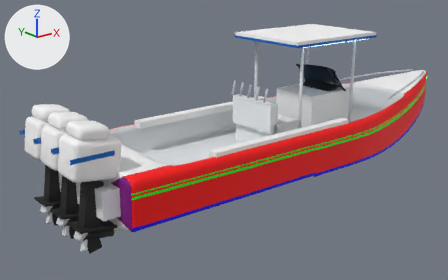
Two versions of the glTF model Art/Models/CenterConsole.glb, one commit apart.
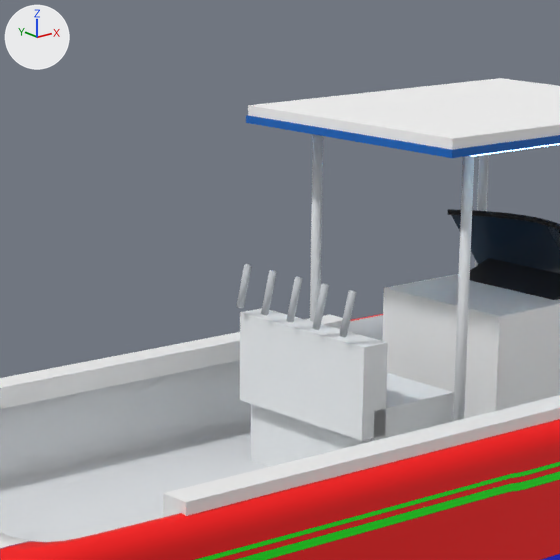
Each version appears first whole from a camera (50 mm lens) standing at (-9.58, -9.51, 4.38) and looking at (-1.48, 0.62, 0.33), and next in a close-up on the part from 36% to 74% of the width and 0% to 61% of the height. The axes (+X, +Y, +Z) are drawn at upper left. The lights are the same throughout. The last two pictures show the newer version. Vertices at exactly the same position are counted once.

Names of what the first close-up shows: 'CenterConsole'.
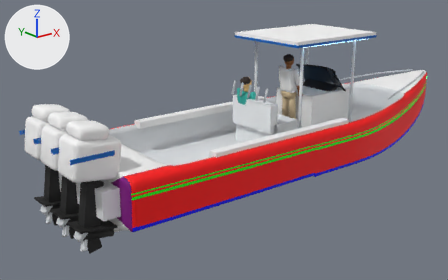
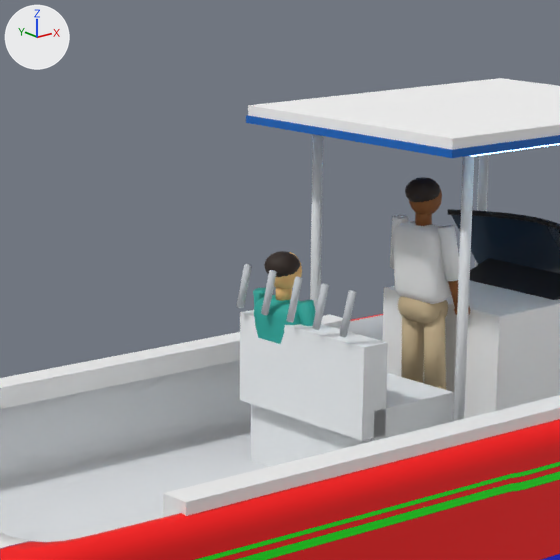
Where the change shows, as pixel boxes (x1, y1, x2, y2) in the close-ups (560 x 560 px):
part 1 of me_centerconsole, added: after (409, 178, 442, 214)
part 2 of me_centerconsole, added (mostly hidden): after (415, 213, 432, 226)
part 3 of me_centerconsole, added (black): after (405, 177, 441, 202)
part 4 of me_centerconsole, added (black): after (264, 251, 300, 277)
part 5 of me_centerconsole, added: after (274, 252, 302, 289)
part 6 of me_centerconsole, added (mostly hidden): after (276, 288, 292, 301)
part 7 of me_centerconsole, added: after (253, 215, 459, 390)

Diff of the bpy script that builds the scene:
```diff
--- a/Art/Models/CenterConsole.glb.py
+++ b/Art/Models/CenterConsole.glb.py
@@ me_centerconsole @@
-me_centerconsole.from_pydata(...)  # 15290 vertices, 30036 faces; spans x -5.81..5.04, y -1.49..1.49, z -0.62..2.59
+me_centerconsole.from_pydata(...)  # 17218 vertices, 33740 faces; spans x -5.81..5.04, y -1.49..1.49, z -0.62..2.59
+# me_centerconsole part 1: a new loose piece, a UV sphere (16 segments, 10 rings, poles along z) spanning x -0.28..-0.06, y -0.1..0.1, z 1.9..2.16, in mat_skin_8d5524 (brown #8d5524)
+# me_centerconsole part 2: a new loose piece, a 10-sided cylinder along z spanning x -0.23..-0.13, y -0.05..0.05, z 1.83..1.95, in mat_skin_8d5524 (brown #8d5524)
+# me_centerconsole part 3: a new loose piece, a UV sphere (16 segments, 8 rings, poles along z) spanning x -0.31..-0.08, y -0.11..0.11, z 1.98..2.16, in mat_hair_2b1d14 (black #2b1d14)
+# me_centerconsole part 4: a new loose piece, a UV sphere (16 segments, 8 rings, poles along z) spanning x -1.26..-1.02, y 0.19..0.41, z 1.56..1.74, in mat_hair_2b1d14 (black #2b1d14)
+# me_centerconsole part 5: a new loose piece, a UV sphere (16 segments, 10 rings, poles along z) spanning x -1.24..-1.0, y 0.2..0.4, z 1.48..1.74, in mat_skin_f1c27d (beige #f1c27d)
+# me_centerconsole part 6: a new loose piece, a 10-sided cylinder along z spanning x -1.18..-1.08, y 0.25..0.36, z 1.41..1.53, in mat_skin_f1c27d (beige #f1c27d)
+# me_centerconsole part 7: 992 vertices added at x -1.26..0.06, y -0.32..0.61, z 0.23..1.87
+# other edits to the shape of me_centerconsole do not show in these pictures
 me_centerconsole.materials.append(mat_liverycruise_ffffff)
@@ me_centerconsole @@
 me_centerconsole.materials.append(mat_prop_d0d4d8)
+me_centerconsole.materials.append(mat_shirt_f5f5f5)  # white #f5f5f5
+me_centerconsole.materials.append(mat_pants_c9b38e)  # beige #c9b38e
+me_centerconsole.materials.append(mat_shoe_202020)  # black #202020
+me_centerconsole.materials.append(mat_skin_8d5524)  # brown #8d5524
+me_centerconsole.materials.append(mat_hair_2b1d14)  # black #2b1d14
+me_centerconsole.materials.append(mat_shirt_26a69a)  # cyan #26a69a
+me_centerconsole.materials.append(mat_pants_37474f)  # dark blue #37474f
+me_centerconsole.materials.append(mat_skin_f1c27d)  # beige #f1c27d
```
